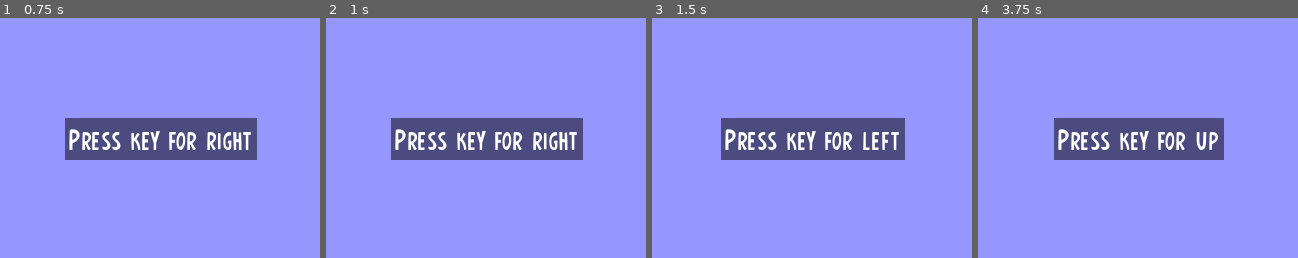
Above: before the commit, frames 1-4 (left to right).
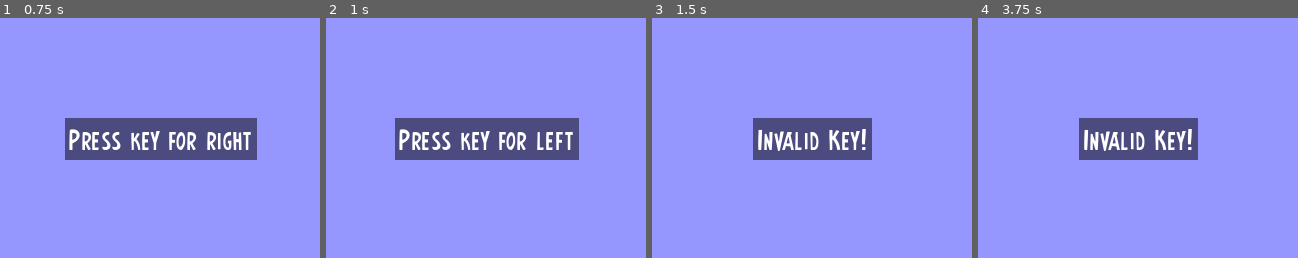
Above: after the commit, the same moments.

Repository: DaveJeffery/Claptraps
Game: Godot game, scene res://scenes/title_screen/title_screen.tscn
Same seed, same stepped clock (60 frames per second), same inputs: the game is played once before the commit and once after it. Sound files missing from this copy of the repository are replaced by a short silence.
Inputs:
- Up to frame 1 (0.75 s): tap Enter (clap_use) at 0.5 s; hold X (clap_right) from 0.53 s (still down); hold R (clap_redefine) from 0.53 s (still down)
- Up to frame 2 (1 s): keep holding X (clap_right); keep holding R (clap_redefine); tap Space (ui_select) at 0.77 s
- Up to frame 3 (1.5 s): tap Space (ui_select) at 1.25 s; release X (clap_right) at 1.28 s; release R (clap_redefine) at 1.28 s; hold / (clap_down) from 1.28 s (still down); tap M (clap_music) at 1.35 s
- Up to frame 4 (3.75 s): tap Space (ui_select) at 1.52, 3.02, 3.5 s; tap R (clap_redefine) at 1.55, 2.3, 2.85 s; release / (clap_down) at 2.03 s; hold X (clap_right) 2.03-2.78 s; hold N (clap_no) 2.03-2.78 s; tap Enter (clap_use) at 2.75, 3.6 s; hold ' (clap_up) 2.78-3.53 s; hold X (clap_left) from 3.53 s (still down); hold R (clap_redefine) from 3.53 s (still down)
The pictures show only the part of the screen within x 25-75%, y 25-75%; the shares and areas given below are measured in that part.

Frame 1 is identical in both runs. In frame 2, 3.4% of the frame differs, in the area x 20-81%, y 41-60%; in frame 3, 5.3%, in the area x 21-80%, y 41-60%; in frame 4, 4.5%.

Commit message:
Disabled title_screen keyboard when defining keys

Diff:
--- a/scenes/title_screen/title_screen.gd
+++ b/scenes/title_screen/title_screen.gd
@@ -37,6 +37,7 @@
 	elif event.is_action_pressed("clap_redefine"):
 		get_viewport().set_input_as_handled()
 		$RedefineScreen.show()
+		set_process_input(false)
 	elif event.is_action_pressed("clap_userdef"):
 		get_viewport().set_input_as_handled()
 		print("User Levels!")
@@ -77,3 +78,7 @@
 
 func _on_RedefineScreen_draw() -> void:
 	$RedefineScreen.define_keys()
+
+
+func _on_redefine_screen_hidden() -> void:
+	set_process_input(true)
--- a/scenes/title_screen/title_screen.tscn
+++ b/scenes/title_screen/title_screen.tscn
@@ -68,4 +68,5 @@
 
 [connection signal="timeout" from="MenuTimer" to="." method="_on_MenuTimer_timeout"]
 [connection signal="draw" from="RedefineScreen" to="." method="_on_RedefineScreen_draw"]
+[connection signal="hidden" from="RedefineScreen" to="." method="_on_redefine_screen_hidden"]
 [connection signal="draw" from="QuitScreen" to="." method="_on_QuitScreen_draw"]
